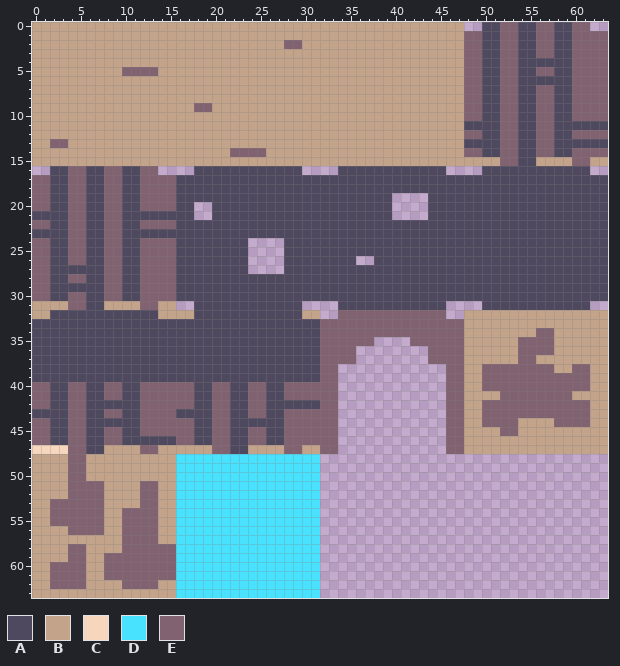
Pixel-art sprite -- end_is_near/data/Tilemap1.png. The picture above was drawn from the file before the commit.
The file is 64x64 pixels.
Palette (. is transparent): A #4e495f  B #c3a38a  C #f6d6bd  D #48e2ff  E #816271
Pixels before (only the part around the change), first column x 0:
34 AAAAAAAAAAAAAAAAAAAAAAAAAAAAAAAAEEEEEEEEEEEEEEEEBBBBBBBBEEBBBBBB
35 AAAAAAAAAAAAAAAAAAAAAAAAAAAAAAAAEEEEEE....EEEEEEBBBBBBEEEEBBBBBB
36 AAAAAAAAAAAAAAAAAAAAAAAAAAAAAAAAEEEE........EEEEBBBBBBEEEEBBBBBB
37 AAAAAAAAAAAAAAAAAAAAAAAAAAAAAAAAEEEE........EEEEBBBBBBEEBBBBBBBB
38 AAAAAAAAAAAAAAAAAAAAAAAAAAAAAAAAEE............EEBBEEEEEEEEBBEEBB
39 AAAAAAAAAAAAAAAAAAAAAAAAAAAAAAAAEE............EEBBEEEEEEEEEEEEBB
40 EEAAEEAAEEAAEEEEEEAAEEAAEEAAEEEEEE............EEBBEEEEEEEEEEEEBB
41 EEAAEEAAEEAAEEEEEEAAEEAAEEAAEEEEEE............EEBBBBEEEEEEEEBBBB
42 EEAAEEAAAAAAEEEEEEAAEEAAEEAAAAAAEE............EEBBEEEEEEEEEEEEBB
43 AAAAEEAAEEAAEEEEAAAAEEAAEEAAEEEEEE............EEBBEEEEEEEEEEEEBB
44 EEAAEEAAAAAAEEEEEEAAEEAAAAAAEEEEEE............EEBBEEEEBBBBEEEEBB
45 EEAAEEAAEEAAEEEEEEAAEEAAEEAAEEEEEE............EEBBBBEEBBBBBBBBBB
46 EEAAEEAAEEAAAAAAEEAAEEAAEEAAEEEEEE............EEBBBBBBBBBBBBBBBB
47 CCCCEEAABBBBEEBBBBBBEEAABBBBEEBBEE............EEBBBBBBBBBBBBBBBB
48 BBBBEEBBBBBBBBBBDDDDDDDDDDDDDDDD................................
49 BBBBEEBBBBBBBBBBDDDDDDDDDDDDDDDD................................
50 BBBBEEBBBBBBBBBBDDDDDDDDDDDDDDDD................................
51 BBBBEEEEBBBBEEBBDDDDDDDDDDDDDDDD................................
52 BBBBEEEEBBBBEEBBDDDDDDDDDDDDDDDD................................
53 BBEEEEEEBBBBEEBBDDDDDDDDDDDDDDDD................................
54 BBEEEEEEBBEEEEBBDDDDDDDDDDDDDDDD................................
55 BBEEEEEEBBEEEEBBDDDDDDDDDDDDDDDD................................
56 BBBBEEEEBBEEEEBBDDDDDDDDDDDDDDDD................................
57 BBBBBBBBBBEEEEBBDDDDDDDDDDDDDDDD................................
58 BBBBEEBBBBEEEEEEDDDDDDDDDDDDDDDD................................
59 BBBBEEBBEEEEEEEEDDDDDDDDDDDDDDDD................................
60 BBEEEEBBEEEEEEEEDDDDDDDDDDDDDDDD................................
61 BBEEEEBBEEEEEEEEDDDDDDDDDDDDDDDD................................
62 BBEEEEBBBBEEEEBBDDDDDDDDDDDDDDDD................................
63 BBBBBBBBBBBBBBBBDDDDDDDDDDDDDDDD................................
The same view after the edit:
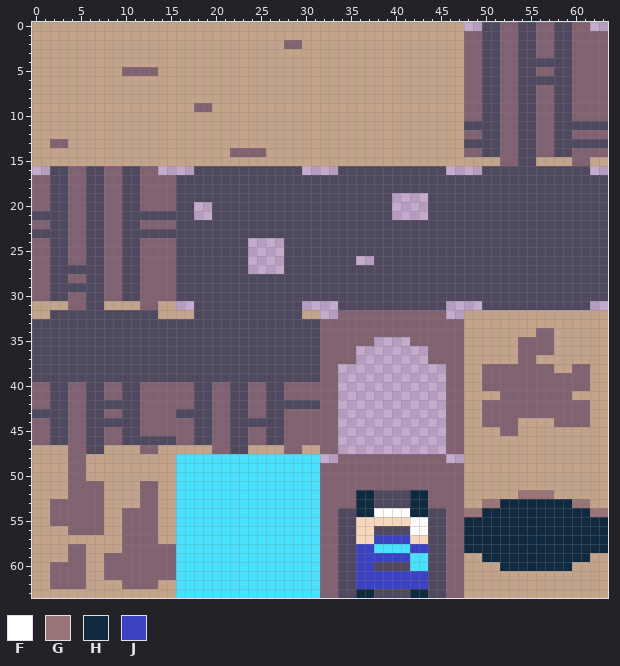
Colours new in this view: F #ffffff  G #997577  H #0f2a3f  J #3c42c4
The exact change:
There is now colour A in rows 52 to 53 at x 38 to 41; in rows 54 to 55 at x 34 to 35 and 44 to 45; in row 56 at x 34 to 35, 38 to 41 and 44 to 45; in rows 57 to 59 at x 34 to 35 and 44 to 45; in row 60 at x 34 to 35, 38 to 41 and 44 to 45; in rows 61 to 62 at x 34 to 35 and 44 to 45.
There is now colour A in row 63 at x 34 to 35, 38 to 41 and 44 to 45.
There is now colour B in rows 48 to 51 at x 48 to 63; in row 52 at x 48 to 53 and 58 to 63; in row 53 at x 48 to 49 and 62 to 63; in row 59 at x 48 to 49 and 62 to 63; in row 60 at x 48 to 51 and 60 to 63; in rows 61 to 63 at x 48 to 63.
The edit turns colour C into colour B in row 47 at x 0 to 3.
There is now colour C in row 55 at x 36 to 41; in row 56 at x 36 to 37; in row 57 at x 36 to 37 and 42 to 43.
There is now colour D in row 58 at x 38 to 41; in rows 59 to 60 at x 42 to 43.
There is now colour E in row 48 at x 34 to 45; in rows 49 to 51 at x 32 to 47; in rows 52 to 53 at x 32 to 35 and 44 to 47; in rows 54 to 63 at x 32 to 33 and 46 to 47.
There is now colour F in row 54 at x 38 to 41; in rows 55 to 56 at x 42 to 43.
There is now colour G in row 52 at x 54 to 57; in row 53 at x 50 to 51 and 60 to 61; in row 54 at x 48 to 49 and 62 to 63.
There is now colour H in row 52 at x 36 to 37 and 42 to 43; in row 53 at x 36 to 37, 42 to 43 and 52 to 59; in row 54 at x 36 to 37, 42 to 43 and 50 to 61; in rows 55 to 58 at x 48 to 63; in row 59 at x 50 to 61; in row 60 at x 52 to 59.
There is now colour H in row 63 at x 36 to 37 and 42 to 43.
There is now colour J in row 57 at x 38 to 41; in row 58 at x 36 to 37 and 42 to 43; in row 59 at x 36 to 41; in row 60 at x 36 to 37; in rows 61 to 62 at x 36 to 43.
Boxes around the changes in both pictures, in picture pixels (x1, y1, x2, y2):
changed: (32, 445, 68, 454)
added: (320, 454, 608, 598)
